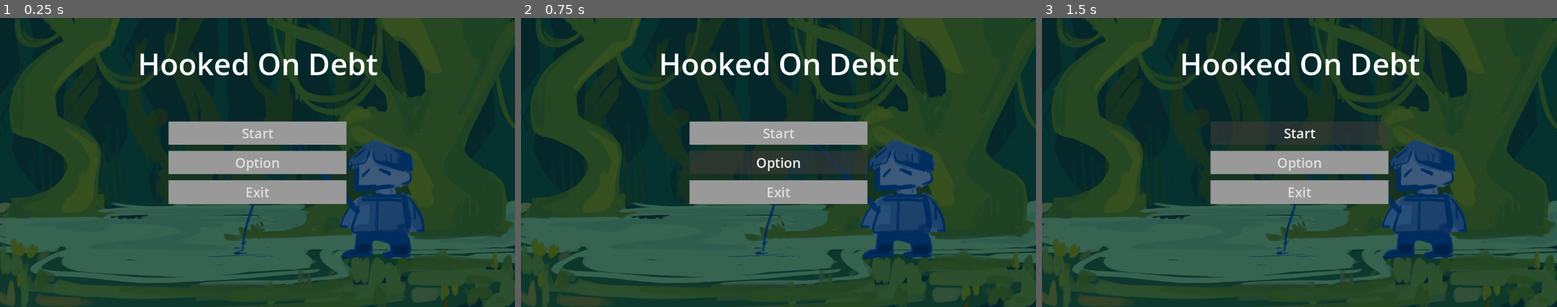
Above: before the commit, frames 1-3 (left to right).
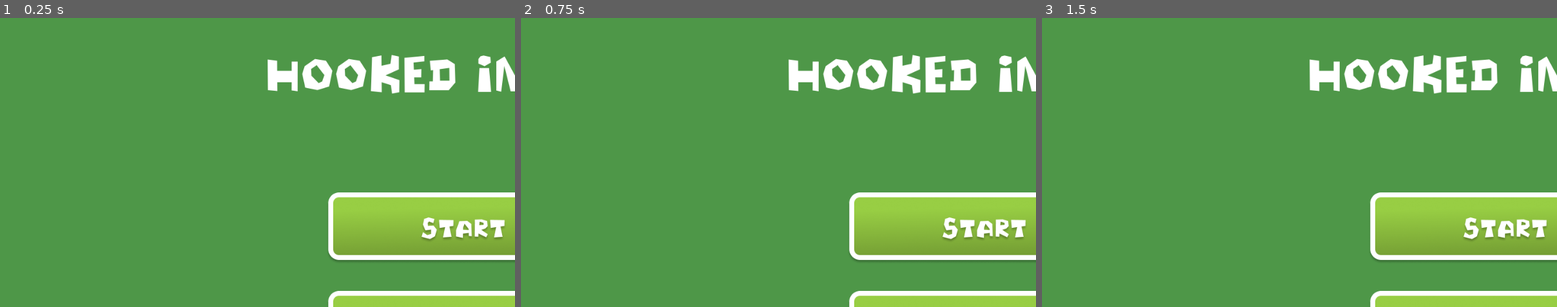
Above: after the commit, the same moments.

Repository: FarCeng/Hooked-On-Debt
Game: Godot game, scene res://scenes/Main_menu.tscn
The game is run twice, just before and just after one commit, with the same random seed, the same clock (stepped at 60 frames per second) and the same inputs.
Inputs (mouse positions are in pixels of both pictures, inside the frame that each line leads up to; where the layout moved, square brackets give the same spot in the first picture):
- Up to frame 1 (0.25 s): no input
- Up to frame 2 (0.75 s): click (778, 162) at 0.5 s, where only the run before the commit has a clickable "Option"
- Up to frame 3 (1.5 s): click (1505, 228) [1299, 133] at 1.25 s

The runs differ from the first frame. In frame 1, 100% of the frame differs, in the area x 0-100%, y 0-100%; in frame 2, 100%; in frame 3, 100%.

Commit message:
<fix> ui baru
menyesuaikan ui sesuai vis art

Diff:
--- a/project.godot
+++ b/project.godot
@@ -11,6 +11,13 @@
 [application]
 
 config/name="Hooked On Debt"
-run/main_scene="uid://cdjj7juh8e7n4"
+run/main_scene="res://scenes/main_menu.tscn"
 config/features=PackedStringArray("4.5", "Forward Plus")
 config/icon="res://icon.svg"
+
+[display]
+
+window/size/viewport_width=1920
+window/size/viewport_height=1080
+window/size/window_width_override=960
+window/size/window_height_override=540
--- a/scenes/Main_menu.tscn
+++ b/scenes/Main_menu.tscn
@@ -1,24 +1,24 @@
-[gd_scene load_steps=6 format=3 uid="uid://cdjj7juh8e7n4"]
+[gd_scene load_steps=7 format=3 uid="uid://c1rs1fe70623g"]
 
-[ext_resource type="Script" uid="uid://b4qubeqx1mswc" path="res://scenes/main_menu.gd" id="1_d1rr7"]
-[ext_resource type="Texture2D" uid="uid://dpc30kdxyx1f1" path="res://assets/Background.png" id="1_u5440"]
+[ext_resource type="Script" uid="uid://gxo5mjlgnqo0" path="res://scripts/main_menu.gd" id="1_8ln24"]
+[ext_resource type="Texture2D" uid="uid://duuj0khawij81" path="res://assets/Image/start page buttons/Variant6.png" id="1_wu84c"]
+[ext_resource type="Texture2D" uid="uid://tcjvaf38cmus" path="res://assets/Image/start page buttons/Variant5.png" id="2_8ln24"]
+[ext_resource type="Texture2D" uid="uid://buseyb0eaxktw" path="res://assets/Image/start page buttons/Variant4.png" id="3_rtw2f"]
+[ext_resource type="FontFile" uid="uid://cvp3j0rwcp6ri" path="res://assets/Font/JelloStone-YqKz8.ttf" id="4_oa1go"]
 
-[sub_resource type="StyleBoxTexture" id="StyleBoxTexture_d1rr7"]
-texture = ExtResource("1_u5440")
-modulate_color = Color(0.47397572, 0.47397572, 0.47397572, 1)
+[sub_resource type="StyleBoxFlat" id="StyleBoxFlat_tbmy8"]
+bg_color = Color(0.30588236, 0.5921569, 0.28235295, 1)
 
-[sub_resource type="StyleBoxFlat" id="StyleBoxFlat_ow2sg"]
-
-[sub_resource type="StyleBoxEmpty" id="StyleBoxEmpty_qtdab"]
-
-[node name="MainMenu" type="Control"]
+[node name="Control" type="Control"]
 layout_mode = 3
 anchors_preset = 15
 anchor_right = 1.0
 anchor_bottom = 1.0
+offset_right = 768.0
+offset_bottom = 432.0
 grow_horizontal = 2
 grow_vertical = 2
-script = ExtResource("1_d1rr7")
+script = ExtResource("1_8ln24")
 
 [node name="Panel" type="Panel" parent="."]
 layout_mode = 1
@@ -27,7 +27,7 @@
 anchor_bottom = 1.0
 grow_horizontal = 2
 grow_vertical = 2
-theme_override_styles/panel = SubResource("StyleBoxTexture_d1rr7")
+theme_override_styles/panel = SubResource("StyleBoxFlat_tbmy8")
 
 [node name="VBoxContainer" type="VBoxContainer" parent="."]
 layout_mode = 1
@@ -36,56 +36,40 @@
 anchor_top = 0.5
 anchor_right = 0.5
 anchor_bottom = 0.5
-offset_left = -199.25
-offset_top = -92.5
-offset_right = 199.25
-offset_bottom = 92.5
+offset_left = -256.0
+offset_top = -160.0
+offset_right = 256.0
+offset_bottom = 342.0
 grow_horizontal = 2
 grow_vertical = 2
-theme_override_constants/separation = 14
+theme_override_constants/separation = 50
 
-[node name="Start" type="Button" parent="VBoxContainer"]
+[node name="Start" type="TextureButton" parent="VBoxContainer"]
 layout_mode = 2
-size_flags_vertical = 3
-theme_override_font_sizes/font_size = 30
-theme_override_styles/normal = SubResource("StyleBoxFlat_ow2sg")
-theme_override_styles/focus = SubResource("StyleBoxEmpty_qtdab")
-text = "Start"
+texture_normal = ExtResource("1_wu84c")
 
-[node name="Option" type="Button" parent="VBoxContainer"]
+[node name="Settings" type="TextureButton" parent="VBoxContainer"]
 layout_mode = 2
-size_flags_vertical = 3
-theme_override_font_sizes/font_size = 30
-theme_override_styles/normal = SubResource("StyleBoxFlat_ow2sg")
-theme_override_styles/focus = SubResource("StyleBoxEmpty_qtdab")
-text = "Option"
+texture_normal = ExtResource("2_8ln24")
 
-[node name="Exit" type="Button" parent="VBoxContainer"]
+[node name="Quit" type="TextureButton" parent="VBoxContainer"]
 layout_mode = 2
-size_flags_vertical = 3
-theme_override_font_sizes/font_size = 30
-theme_override_styles/normal = SubResource("StyleBoxFlat_ow2sg")
-theme_override_styles/focus = SubResource("StyleBoxEmpty_qtdab")
-text = "Exit"
+texture_normal = ExtResource("3_rtw2f")
 
 [node name="Label" type="Label" parent="."]
 layout_mode = 1
-anchors_preset = 8
+anchors_preset = 5
 anchor_left = 0.5
-anchor_top = 0.5
 anchor_right = 0.5
-anchor_bottom = 0.5
-offset_left = -268.5
-offset_top = -277.5
-offset_right = 268.5
-offset_bottom = -166.5
+offset_left = -370.5
+offset_top = 66.0
+offset_right = 370.5
+offset_bottom = 163.0
 grow_horizontal = 2
-grow_vertical = 2
-theme_override_font_sizes/font_size = 67
-text = "Hooked On Debt"
-horizontal_alignment = 1
-vertical_alignment = 1
+theme_override_fonts/font = ExtResource("4_oa1go")
+theme_override_font_sizes/font_size = 96
+text = "HOOKED IN DEBT"
 
 [connection signal="pressed" from="VBoxContainer/Start" to="." method="_on_start_pressed"]
-[connection signal="pressed" from="VBoxContainer/Option" to="." method="_on_option_pressed"]
-[connection signal="pressed" from="VBoxContainer/Exit" to="." method="_on_exit_pressed"]
+[connection signal="pressed" from="VBoxContainer/Settings" to="." method="_on_settings_pressed"]
+[connection signal="pressed" from="VBoxContainer/Quit" to="." method="_on_quit_pressed"]
--- a/scenes/main_menu.gd
+++ b/scripts/main_menu.gd
@@ -12,12 +12,12 @@
 
 
 func _on_start_pressed() -> void:
-	print("Start Pressed")
+	pass # Replace with function body.
 
 
-func _on_option_pressed() -> void:
-	print("Option Pressed")
+func _on_settings_pressed() -> void:
+	pass # Replace with function body.
 
 
-func _on_exit_pressed() -> void:
+func _on_quit_pressed() -> void:
 	get_tree().quit()
Binary file removed: assets/Background.png
Binary file added: assets/Font/JelloStone-YqKz8.ttf
Not shown, added: assets/Font/JelloStone-YqKz8.ttf.import
Binary file added: assets/Image/start page buttons/Variant4.png
Not shown, added: assets/Image/start page buttons/Variant4.png.import
Binary file added: assets/Image/start page buttons/Variant5.png
Not shown, added: assets/Image/start page buttons/Variant5.png.import
Binary file added: assets/Image/start page buttons/Variant6.png
Not shown, changed: assets/Image/start page buttons/Variant6.png.import
Not shown, removed: scenes/main_menu.gd.uid
Not shown, added: scripts/main_menu.gd.uid
Not shown, added: assets/Image/Hooked on Debt (1).zip
(and 2 more such lines)
